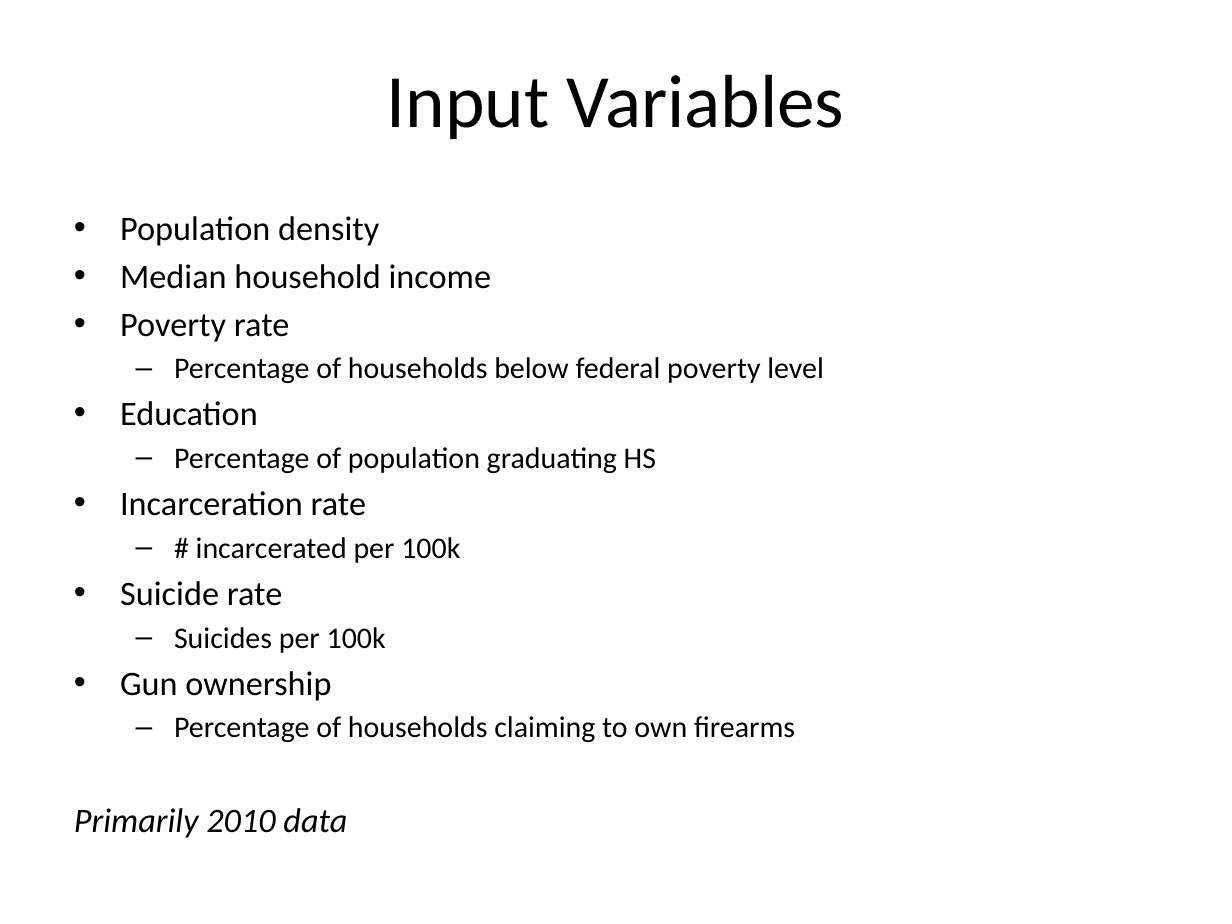
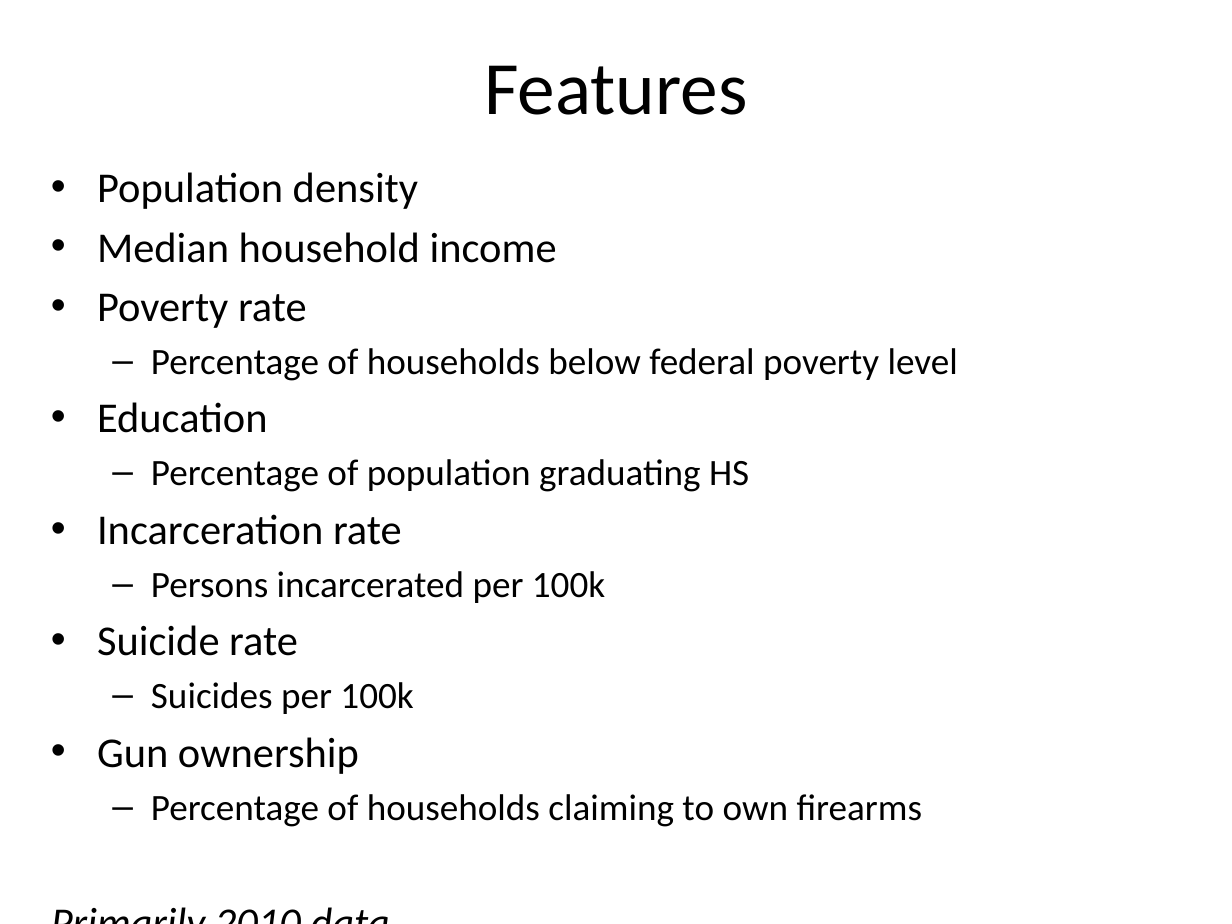
Before and after one commit to JeremyMcCormick/DAT_SF_14, a slide deck: slide 4 of myproject/Murder.pptx (slide 2 before the commit). Drawn at 1232x924 pixels with LibreOffice and Linux fonts; fonts in the diff are those of the drawing. Boxes give left, top, right and bottom in pixels: in the first picture for what was removed or moved away, otherwise in the second. Text is boxed around its words. In the diff, an @@ line names an element or a change of style, - is before the commit and + after.

```diff
--- a/myproject/Murder.pptx
+++ b/myproject/Murder.pptx
@@ title at [484,65,747,115]: text changed @@
-Input Variables
+Features
@@ text "Population density": place and size @@
-text "Population density" at [120,216,824,742]
+text "Population density" at [97,172,958,827]
@@ text at [97,172,958,827]: size 20 to 24.8 pt in "Population density", "Median household income", "Poverty rate", "Education" and 4 more places; size 17.5 to 21.7 pt in "Percentage of households below federal poverty level", "Percentage of population graduating HS", "Suicides per 100k", "Percentage of households claiming to own firearms" @@
@@ text at [151,571,605,603]: text changed; size 17.5 to 21.7 pt @@
-  – # incarcerated per 100k
+  – Persons incarcerated per 100k
```
Also in this commit, not shown: 10 other slides changed, 16 slides added, 4 slides removed, 3 other files.
